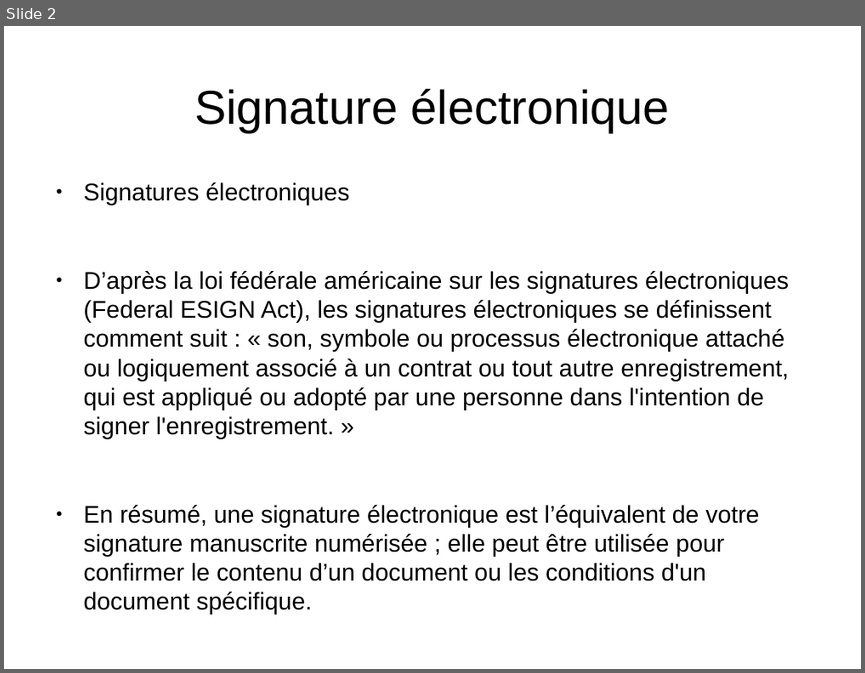
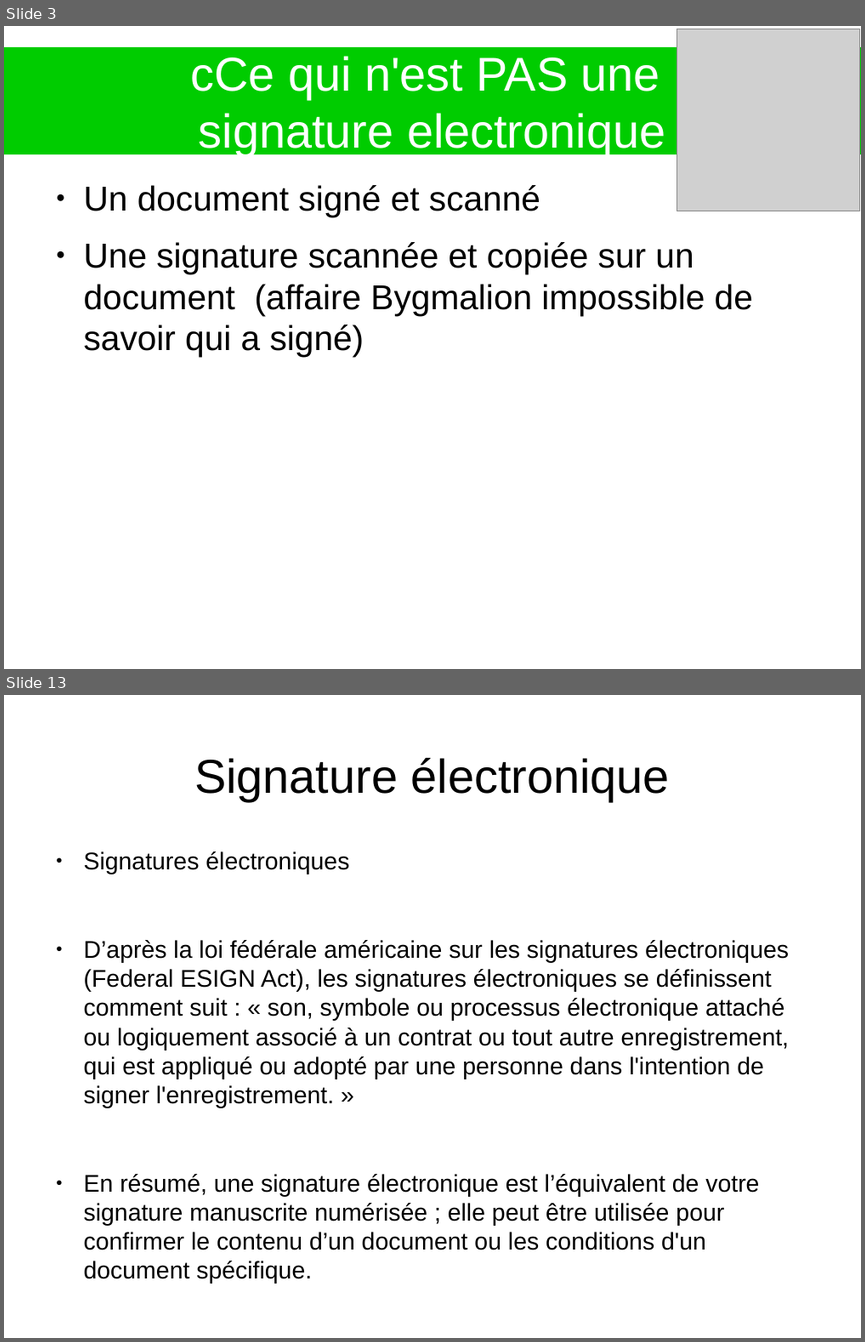
Before and after one commit to heylve/current, a slide deck: Presentations/SignatureElec.odp. Shown one above the other, each under a label of ours: slide 2 before the commit, slides 3 and 13 after it; the slides between them are not shown. The pictures are 865x673 and 865x1342 pixels, drawn with LibreOffice and Linux fonts; fonts in the diff are those of the drawing; grey boxes stand for pictures. Boxes give left, top, right and bottom in pixels: in the first picture for what was removed or moved away, otherwise in the second. Text is boxed around its words. In the diff, an @@ line names an element or a change of style, - is before the commit and + after.

```diff
--- a/Presentations/SignatureElec.odp
+++ b/Presentations/SignatureElec.odp
@@ slide 3 added at (4, 26, 861, 669), background #FFFFFF @@
@@ title added at (4, 47, 861, 154), fill #00CC00, 44 pt, text #FFFFFF @@
+cCe qui n'est PAS une
+signature electronique
@@ picture added at (677, 29, 859, 211) @@
@@ text added at (84, 185, 753, 357), 32 pt, text #000000 @@
+● Un document signé et scanné
+● Une signature scannée et copiée sur un document (affaire Bygmalion impossible de savoir qui a signé)
@@ what was slide 2 is now slide 13 @@
```
Also in this commit, not shown: 1 slide changed, 10 other slides added, 5 other files.
